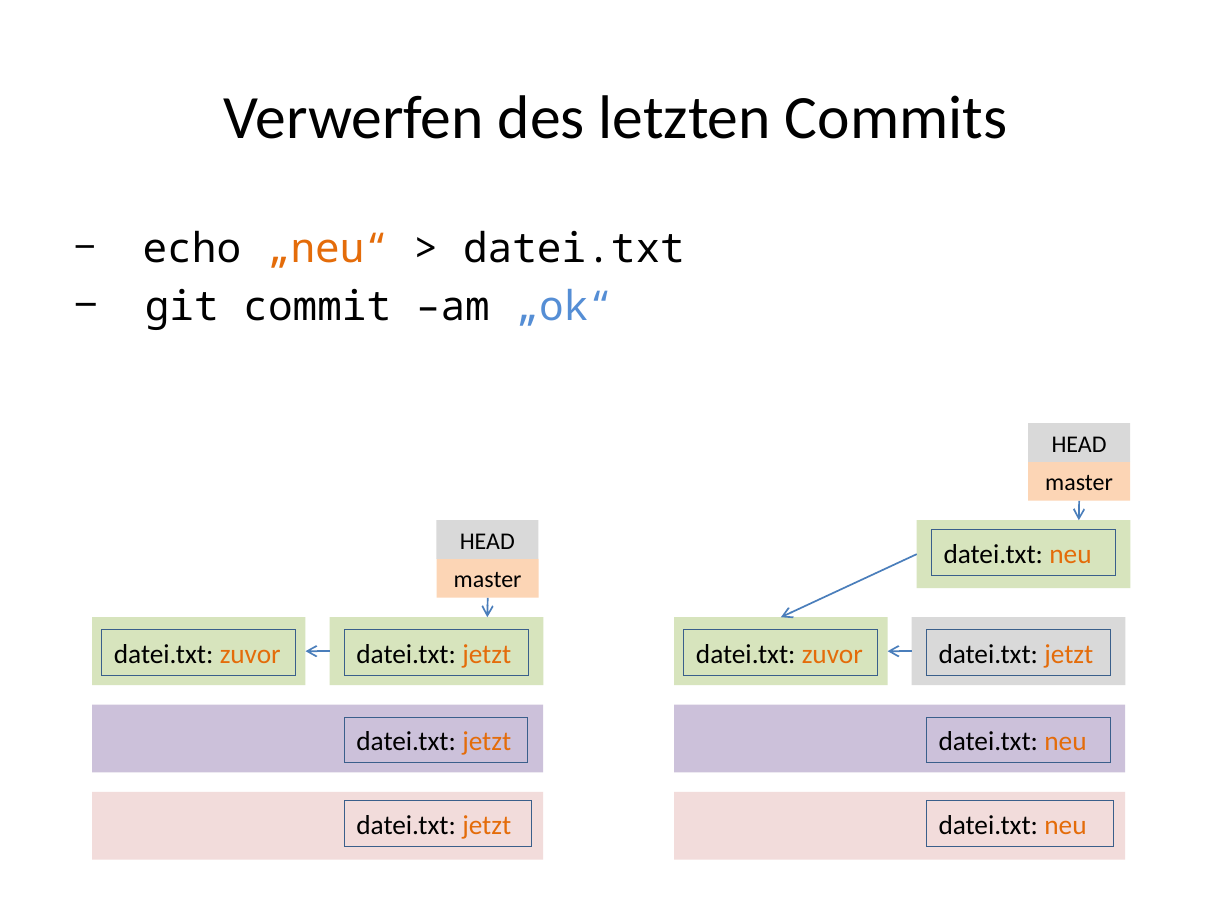
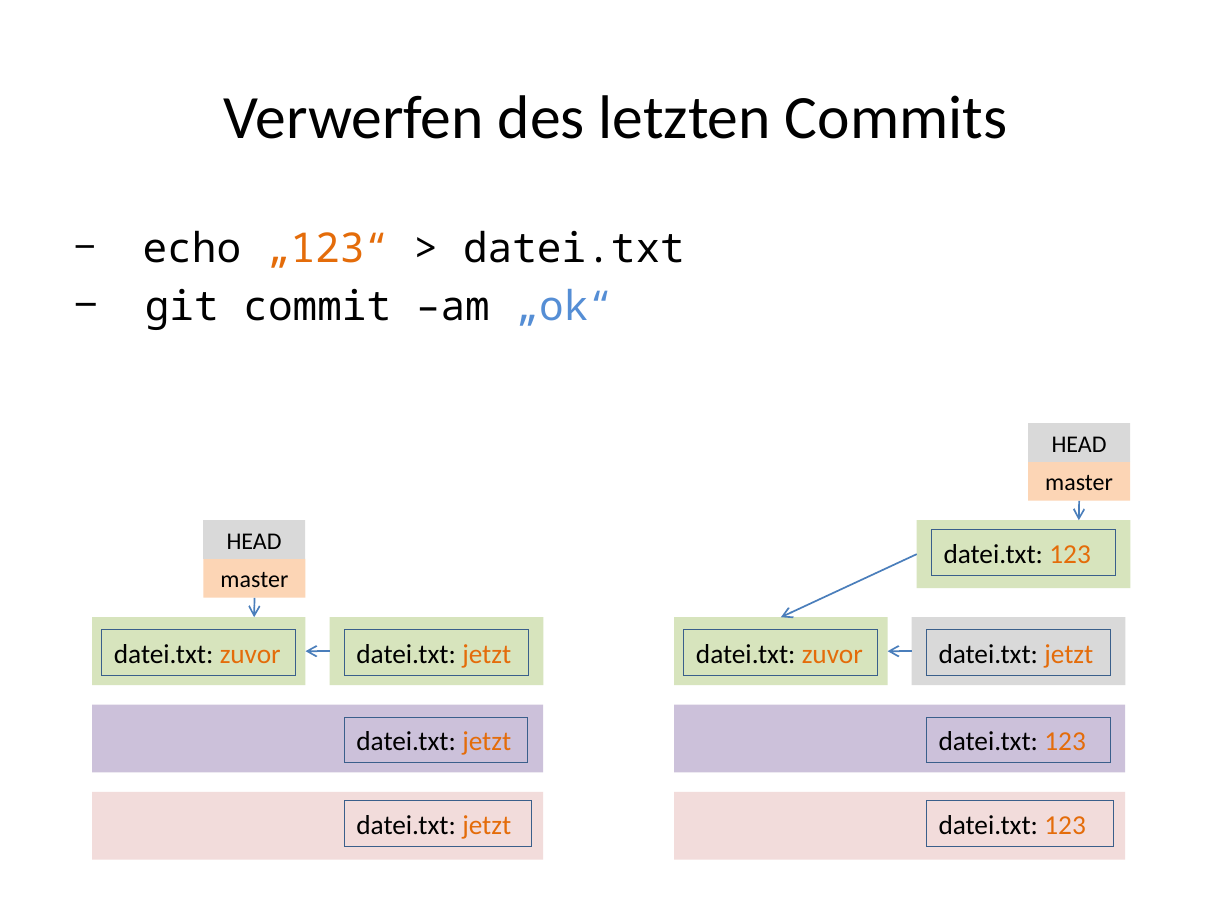
Before and after one commit to kotlincook/gitplayground, a slide deck: slide 19 of GIT.pptx. Drawn at 1232x924 pixels with LibreOffice and Linux fonts; fonts in the diff are those of the drawing. Boxes give left, top, right and bottom in pixels: in the first picture for what was removed or moved away, otherwise in the second. Text is boxed around its words. In the diff, an @@ line names an element or a change of style, - is before the commit and + after.

```diff
--- a/GIT.pptx
+++ b/GIT.pptx
@@ text at box(143, 230, 685, 268): text changed @@
-− echo „neu“ > datei.txt
+− echo „123“ > datei.txt
@@ text in rectangle at box(944, 544, 1090, 563): text changed @@
-datei.txt: neu
+datei.txt: 123
@@ 2 rectangles, 1 arrow: place and size @@
-2 rectangles, 1 arrow at box(436, 520, 538, 617)
+2 rectangles, 1 arrow at box(203, 520, 306, 617)
@@ text in rectangle at box(939, 731, 1085, 750): text changed @@
-datei.txt: neu
+datei.txt: 123
@@ text in rectangle at box(939, 815, 1085, 835): text changed @@
-datei.txt: neu
+datei.txt: 123
```
Also in this commit, not shown: 4 other slides changed, 7 slides added.
